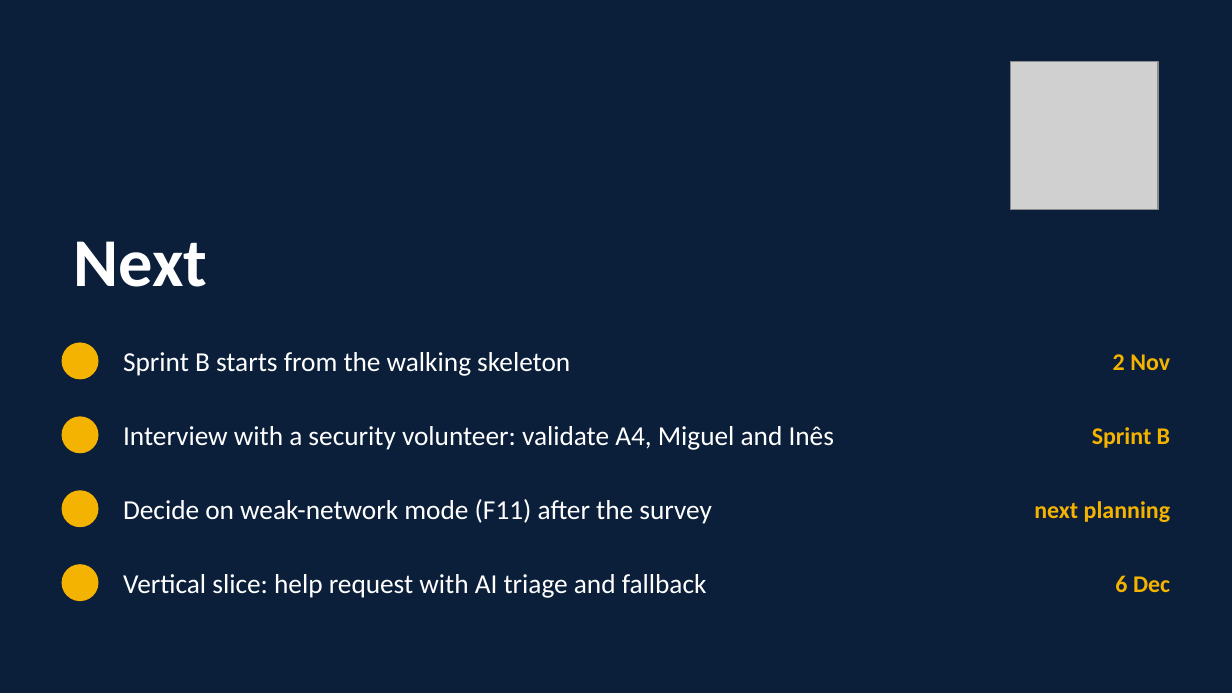
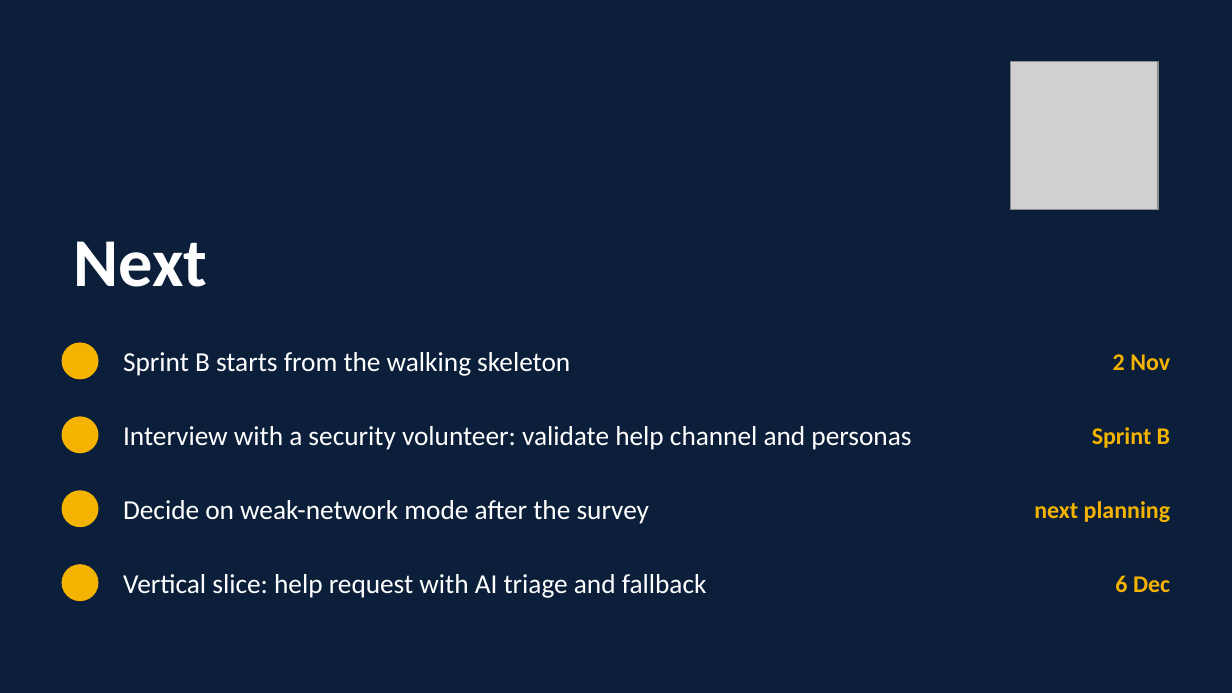
Before and after one commit to tomasoliveira21/LABDSOF, a slide deck: slide 9 of Docs/Presentation/Farol_Sprint_A_TTP_Presentation.pptx. Drawn at 1232x693 pixels with LibreOffice and Linux fonts; fonts in the diff are those of the drawing; grey boxes stand for pictures. Boxes give left, top, right and bottom in pixels: in the first picture for what was removed or moved away, otherwise in the second. Text is boxed around its words. In the diff, an @@ line names an element or a change of style, - is before the commit and + after.

```diff
--- a/Docs/Presentation/Farol_Sprint_A_TTP_Presentation.pptx
+++ b/Docs/Presentation/Farol_Sprint_A_TTP_Presentation.pptx
@@ text at [123, 426, 911, 450]: text changed @@
-Interview with a security volunteer: validate A4, Miguel and Inês
+Interview with a security volunteer: validate help channel and personas
@@ text at [123, 500, 650, 524]: text changed @@
-Decide on weak-network mode (F11) after the survey
+Decide on weak-network mode after the survey
```
Also in this commit, not shown: 4 other slides changed, 1 other file.
